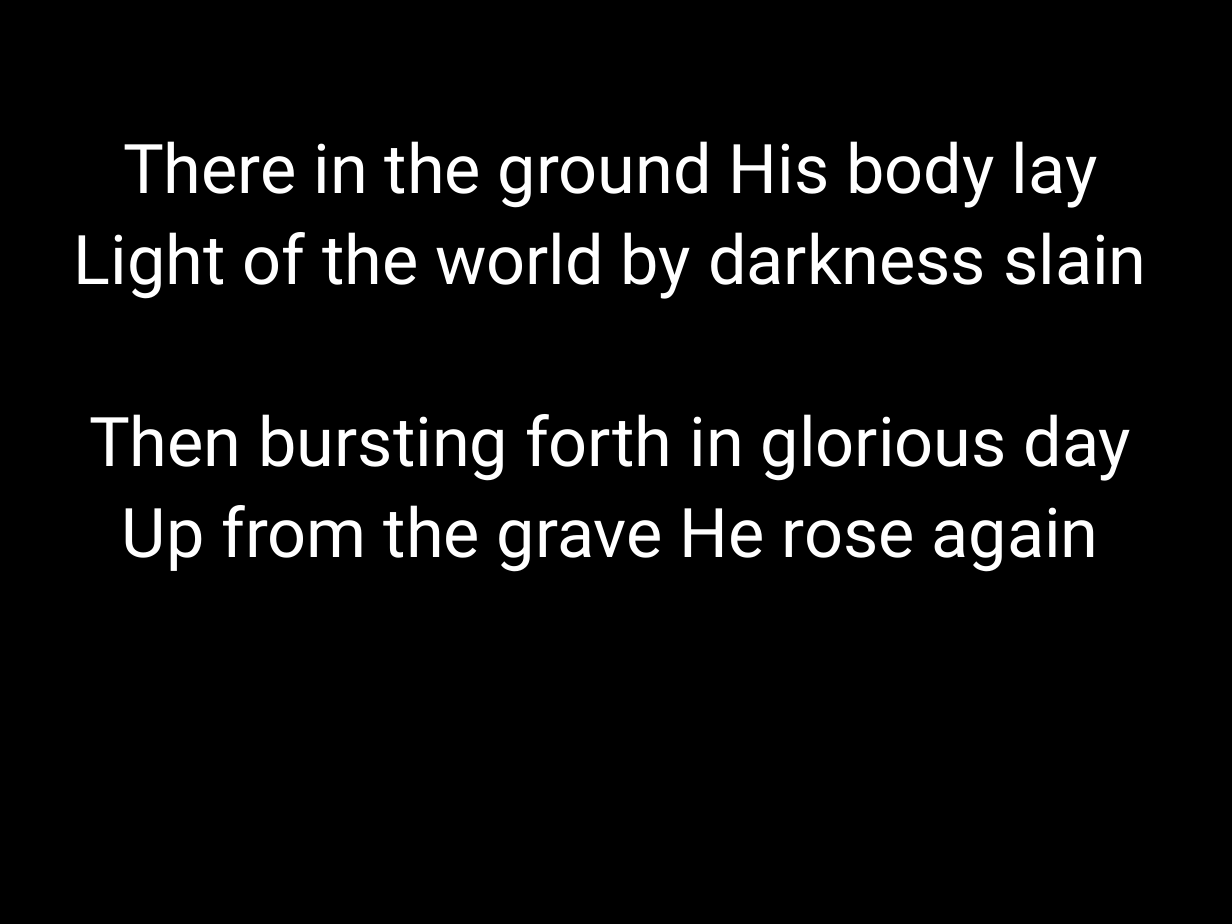
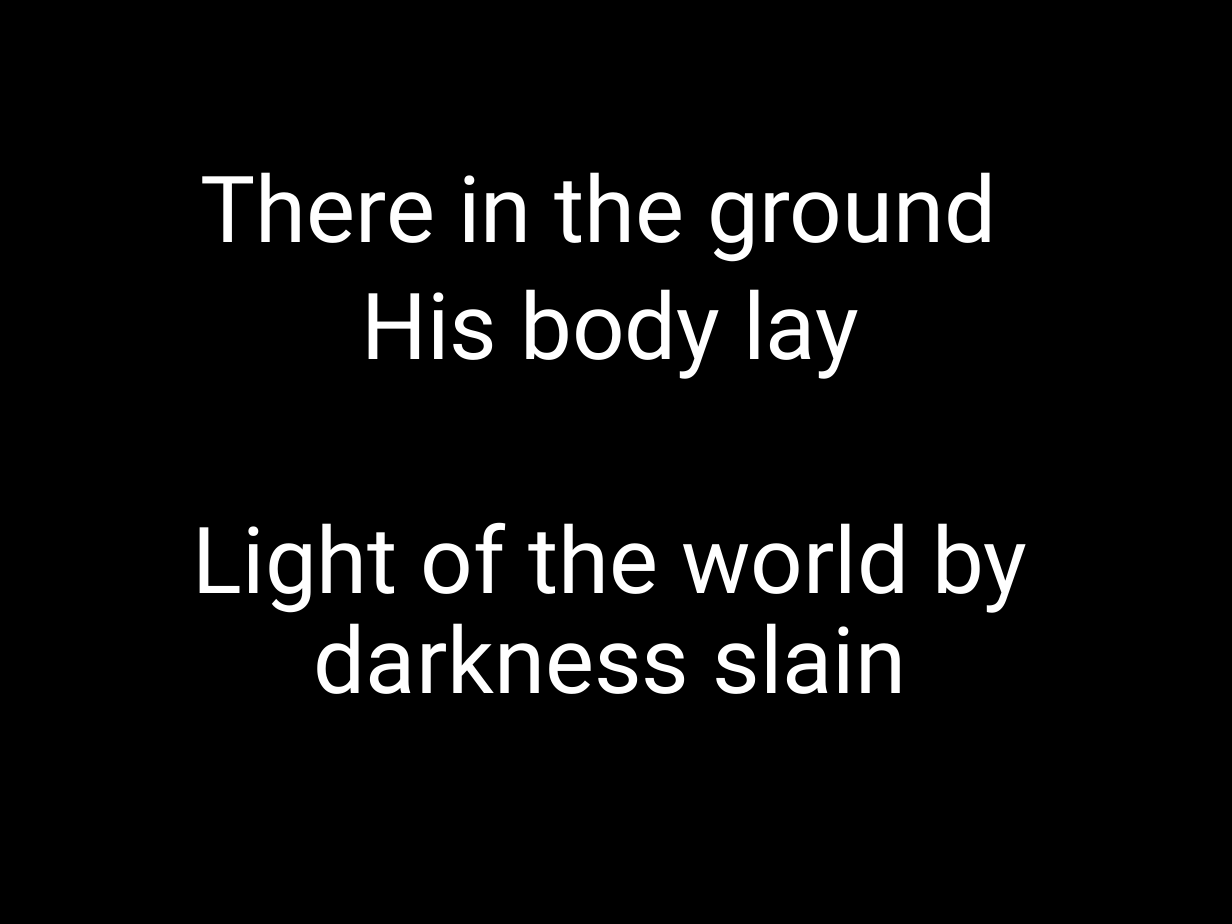
Before and after one commit to kendall412/worship, a slide deck: slide 10 of In Christ Alone.pptx (slide 6 before the commit). Drawn at 1232x924 pixels with LibreOffice and Linux fonts; fonts in the diff are those of the drawing. Boxes give left, top, right and bottom in pixels: in the first picture for what was removed or moved away, otherwise in the second. Text is boxed around its words. In the diff, an @@ line names an element or a change of style, - is before the commit and + after.

```diff
--- a/In Christ Alone.pptx
+++ b/In Christ Alone.pptx
@@ subtitle at <box>201,172,996,379</box>: text changed; size 40 to 54 pt @@
-There in the ground His body lay
+There in the ground
+His body lay
@@ subtitle at <box>89,414,1132,572</box>: paragraphs removed @@
-Then bursting forth in glorious day
-Up from the grave He rose again
@@ subtitle at <box>193,522,1027,694</box>: size 40 to 54 pt in "Light of the world by darkness slain" @@
```
Also in this commit, not shown: 7 other slides changed, 8 slides added, 15 other files.
